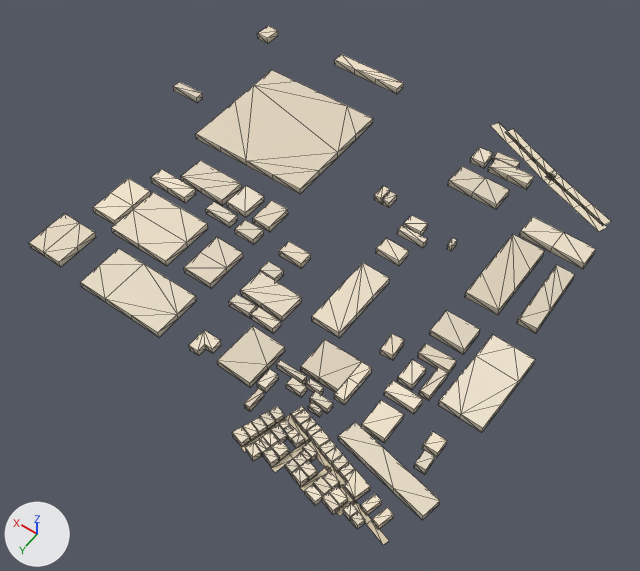
One commit to the glTF model public/assets/bengaluru-region-v1/tiles/t18_-5-l1.glb: the scene before it, then after it.
Camera for both pictures: a 50 mm lens placed at (8881.0, -1742.0, 701.0), pointed at (9216.0, -2211.0, -36.0). Every picture has the same lights, and +X, +Y and +Z are marked at lower left. The older version comes first. Mesh edges are drawn as thin lines. Vertices at exactly the same position are counted once.

Objects in the first picture: 'building', 'ground'.
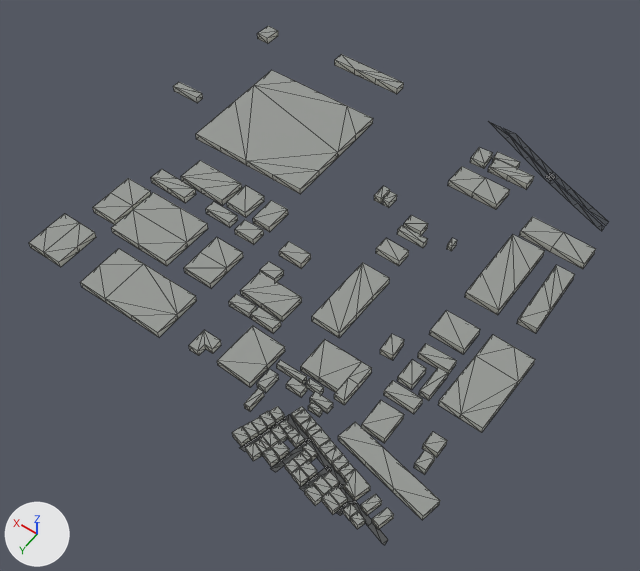
Boxes [x1, y1, x2, y2] around the edits, measured in the pictures (640 x 571 px; the box of a moved part takes in the faces that stretch with it):
'ground', reshaped
    before: [240, 122, 611, 545]
    after: [240, 121, 609, 545]
part 1 of me_building, recoloured (white to grey)
    both: [29, 26, 596, 529]
part 2 of me_ground, rebuilt
    before: [506, 129, 611, 226]
    after: [505, 129, 609, 226]
part 3 of me_ground, rebuilt
    before: [491, 122, 607, 231]
    after: [488, 121, 604, 231]
part 4 of me_ground, moved or reshaped
    before: [240, 415, 389, 545]
    after: [240, 414, 388, 545]

Patch to the scene script:
```diff
--- a/public/assets/bengaluru-region-v1/tiles/t18_-5-l1.glb.py
+++ b/public/assets/bengaluru-region-v1/tiles/t18_-5-l1.glb.py
@@ me_building @@
 # used by ob_building; location = (9000.0, -2500.0, 0.0)
-me_building.from_pydata(...)  # 930 vertices, 1193 faces; spans x -18.0..516.0, y 4.0..505.0, z 0.0..8.0
+me_building.from_pydata(...)  # 930 vertices, 1454 faces; spans x -18.0..516.0, y 4.0..505.0, z 0.0..8.0
+# me_building part 1: 1193 kept faces spanning x -18.0..516.0, y 4.0..505.0, z 0.0..8.0 get new vertex colours
+# edits to the shape of me_building do not show in these pictures
 me_building.materials.append(mat_building)
@@ me_ground @@
 # used by ob_ground; location = (9000.0, -2500.0, 0.0)
-me_ground.from_pydata(...)  # 70 vertices, 56 faces; spans x -2.0..175.0, y -5.0..501.0, z 1.0
+me_ground.from_pydata(...)  # 77 vertices, 63 faces; spans x 0.0..180.0, y 0.0..500.0, z 1.0
+# me_ground part 2: the loose piece of 18 vertices spanning x -2.0..155.0, y -5.0..74.0, z 1.0 is rebuilt with 20 vertices and now spans x 0.0..161.0, y 0.0..72.0, z 1.0
+# me_ground part 3: the loose piece of 14 vertices spanning x -2.0..175.0, y -5.0..84.0, z 1.0 is rebuilt with 16 vertices and now spans x 0.0..180.0, y 0.0..82.0, z 1.0
+# me_ground part 4
+# 23 vertices are removed from x -1.0..151.0, y 447.0..501.0, z 1.0
+# 26 faces are deleted
+# 26 vertices are added at x 0.0..151.0, y 448.0..500.0, z 1.0
+# 29 new faces join them
 me_ground.materials.append(mat_ground)
```
